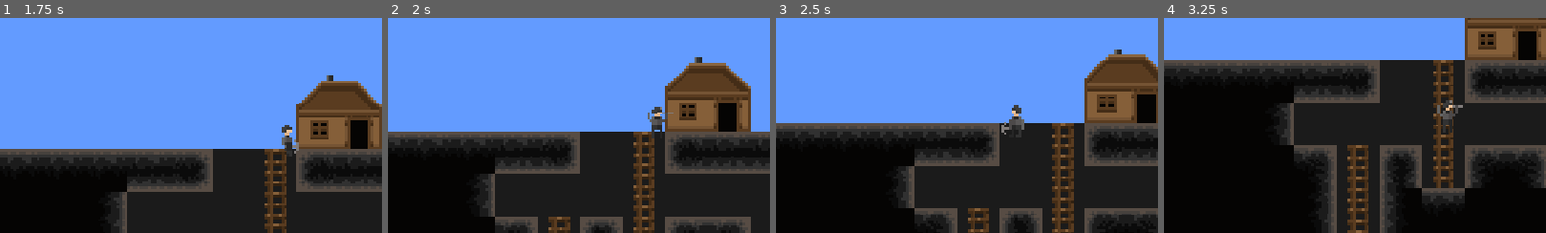
Above: before the commit, frames 1-4 (left to right).
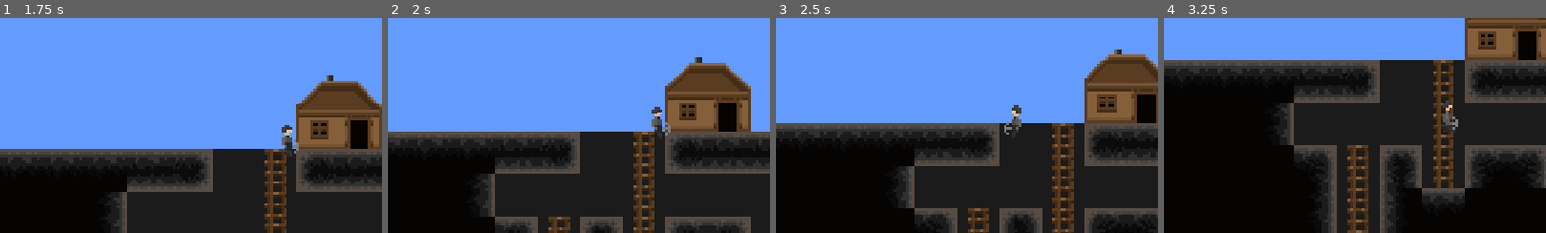
Above: after the commit, the same moments.

Repository: jonasz-lazar-pwr/hollow-depths-game
Game: Godot game, scene res://scenes/game.tscn
Same seed, same stepped clock (60 frames per second), same inputs: the game is played once before the commit and once after it.
Inputs:
- Up to frame 1 (1.75 s): hold D (right) from 0.53 s (still down); tap Space (jump) at 0.77, 1.52 s
- Up to frame 2 (2 s): keep holding D (right)
- Up to frame 3 (2.5 s): release D (right) at 2.03 s; hold A (left) from 2.03 s (still down)
- Up to frame 4 (3.25 s): release A (left) at 2.78 s; hold D (right) from 2.78 s (still down); tap Space (jump) at 3.02 s
The pictures show only the part of the screen within x 16-66%, y 29-79%; the shares and areas given below are measured in that part.

Frame 1 is identical in both runs. In frame 2, 0.2% of the frame differs, in the area x 68-75%, y 41-56%; in frame 3, 0.2%; in frame 4, 0.3%, in the area x 71-79%, y 38-54%.

Commit message:
movement improvement

Diff:
--- a/scenes/player.tscn
+++ b/scenes/player.tscn
@@ -68,7 +68,7 @@
 }],
 "loop": true,
 "name": &"climb",
-"speed": 7.0
+"speed": 5.0
 }, {
 "frames": [{
 "duration": 1.0,
@@ -119,7 +119,7 @@
 sprite_frames = SubResource("SpriteFrames_ur7pv")
 animation = &"climb"
 autoplay = "idle"
-frame_progress = 0.693979
+frame_progress = 0.130892
 
 [node name="CollisionShape2D" type="CollisionShape2D" parent="."]
 position = Vector2(0, -6)
--- a/scripts/player.gd
+++ b/scripts/player.gd
@@ -1,7 +1,8 @@
 extends CharacterBody2D
 
-const SPEED = 50.0
-const JUMP_VELOCITY = -75.0
+const SPEED = 50.0;
+const JUMP_VELOCITY = -75.0;
+const CLIMB_SPEED = 30.0;
 var ladder_stack = 0;
 
 func _ready() -> void:
@@ -19,29 +20,34 @@
     if velocity.y == 0:
         $AnimatedSprite2D.speed_scale = 1
 
-    var direction := Input.get_axis("left", "right")
-    if direction:
-        $AnimatedSprite2D.animation = "walk"
-        if Input.is_action_pressed("left"):
+    if Input.is_action_pressed("left"):
+        velocity.x = -SPEED
+        if ladder_stack == 0:
+            $AnimatedSprite2D.animation = "walk"
             $AnimatedSprite2D.flip_h = true
-        else:
+    if Input.is_action_pressed("right"):
+        velocity.x = SPEED
+        if ladder_stack == 0:
+            $AnimatedSprite2D.animation = "walk"
             $AnimatedSprite2D.flip_h = false
-        velocity.x = direction * SPEED
-    else:
-        $AnimatedSprite2D.animation = "idle"
+    if !Input.is_action_pressed("left") and !Input.is_action_pressed("right"):
         velocity.x = move_toward(velocity.x, 0, SPEED * 2)
 
     if ladder_stack >= 1:
         velocity.y = 0
-        $AnimatedSprite2D.animation = "climb"
         if Input.is_action_pressed("up"):
+            $AnimatedSprite2D.animation = "climb"
+            velocity.y = -CLIMB_SPEED
+            $AnimatedSprite2D.speed_scale = -1
+        if Input.is_action_pressed("down"):
+            $AnimatedSprite2D.animation = "climb"
+            velocity.y = CLIMB_SPEED
             $AnimatedSprite2D.speed_scale = 1
-            velocity.y = -50
-        elif Input.is_action_pressed("down"):
-            $AnimatedSprite2D.speed_scale = -1
-            velocity.y = 50
-        else:
+        if !Input.is_action_pressed("up") and !Input.is_action_pressed("down") and !Input.is_action_pressed("left") and !Input.is_action_pressed("right"):
             $AnimatedSprite2D.speed_scale = 0
+
+    if velocity.x == 0 and velocity.y == 0 and ladder_stack == 0:
+        $AnimatedSprite2D.animation = "idle"
 
     move_and_slide()
 
